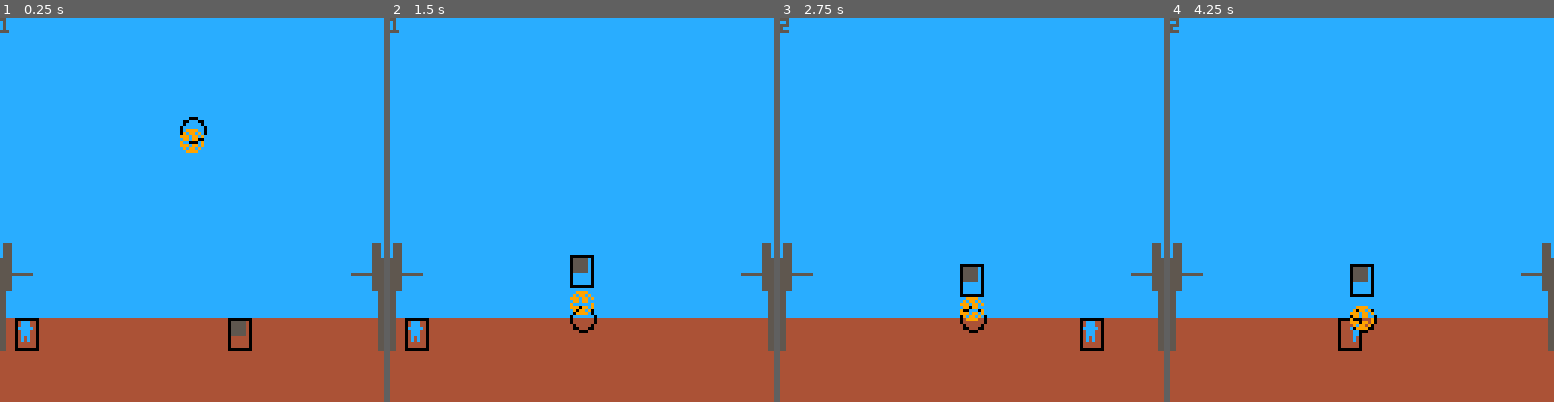
Above: before the commit, frames 1-4 (left to right).
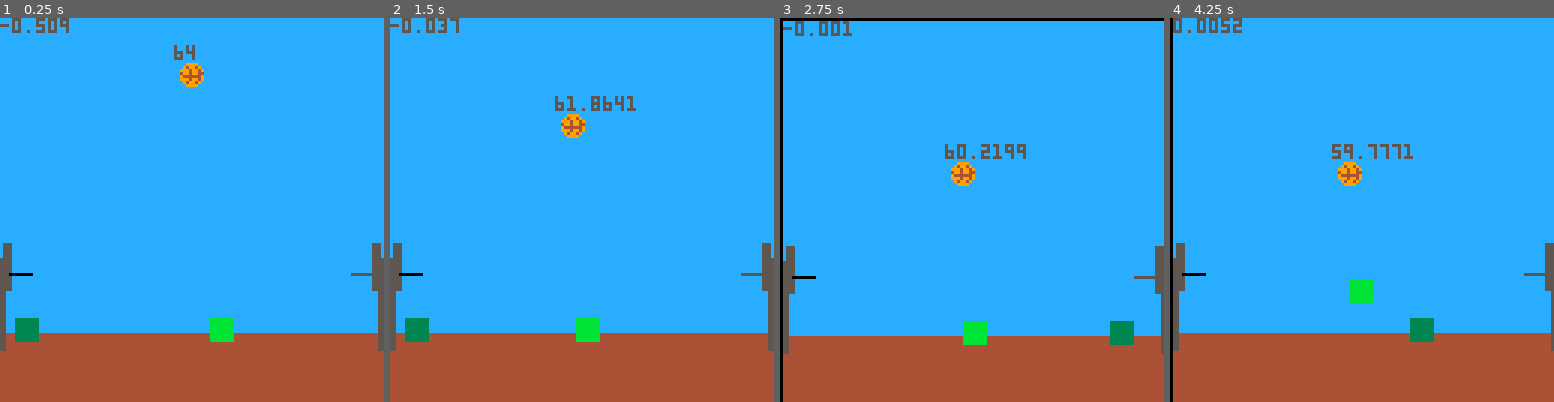
Above: after the commit, the same moments.

Repository: thoughtlesslabs/rejected
Game: PICO-8 cartridge rejected.p8
Same seed, same stepped clock (60 frames per second), same inputs: the game is played once before the commit and once after it.
Inputs:
- Up to frame 1 (0.25 s): no input
- Up to frame 2 (1.5 s): no input
- Up to frame 3 (2.75 s): hold Right 1.6-2.1 s; hold Up 2.15-2.42 s; hold Right from 2.47 s (still down)
- Up to frame 4 (4.25 s): release Right at 3.03 s; hold Left 3.08-3.58 s; hold Down 3.63-3.97 s; hold Right from 4.02 s (still down)

The runs differ from the first frame. In frame 1, 5.4% of the frame differs, in the area x 0-99%, y 0-87%; in frame 2, 5.8%; in frame 3, 8.7%, in the area x 0-100%, y 0-100%; in frame 4, 7.0%.

Commit message:
Better AI

Diff:
--- a/rejected.p8
+++ b/rejected.p8
@@ -7,18 +7,28 @@
 function _init()
 	-- init ai players
 	comp={
-	 {name="jimbo",x=80,y=100,dx=0,dy=0,
-	 	g=0.8,f=0.9,j=false},
-	 {name="tank",x=20,y=100,dx=0,dy=0,
-	 	g=0.8,j=false}}
+	 {name="jimbo",x=80,y=100,
+	 	h=8,w=8,dx=0,dy=0,g=0.5,
+	 	f=0.7,j=false,jh=25,boost=6},
+	 {name="tank",x=20,y=100,
+	 	h=8,w=8,dx=0,dy=0,g=0.5,
+	 	f=0.9,j=false},jh=20}
 	-- init player
 	player={
-		name="you",x=5,y=60,dx=0,dy=0,
-		g=0.5,f=0.7,j=false}
+		name="you",x=5,y=60,
+		h=8,w=8,dx=0,dy=0,g=0.5,
+		f=0.7,j=false}
 	-- init ball
 	ball={
 		x=60,y=10,dx=0,dy=0,r=4,
-		g=0.2,f=0.95,ang=1}
+		g=0.05,f=0.98}
+
+	rims={
+		{name="left",x=3,y=85,
+			h=1,w=8},
+		{name="right",x=117,y=85,
+			h=1,w=8}}
+
 
 	-- defaults
 	shake = 0
@@ -36,12 +46,15 @@
 function _draw()
 	cls()
 	drawbackground()
-	print(ball.ang)
+	print(debug)
+--	print(debug2)
+--	print(debug3)
 	spr(1,player.x,player.y)
-	rectfill(comp[current].x,comp[current].y,comp[current].x+5,comp[current].y+5,5)
-	rect(hitboxx,hitboxy,hitboxx+7,hitboxy+10,phbcol)
-	rect(aiboxx,aiboxy,aiboxx+7,aiboxy+10,aihbcol)
-	circ(ballhbx,ballhby,ball.r,ballhbcol)
+	spr(2,comp[current].x,comp[current].y)
+--	rect(hitboxx,hitboxy,hitboxx+8,hitboxy+8,phbcol)
+--	rect(aiboxx,aiboxy,aiboxx+8,aiboxy+8,aihbcol)
+--	circ(ballhbx,ballhby,ball.r,ballhbcol)
+	print(ballhbx,ballhbx-6,ballhby-10,5)
 	spr(17,ball.x,ball.y)
 end
 
@@ -60,9 +72,8 @@
 	player.x += player.dx
 	player.y += player.dy
 
-	player.x = mid(0,player.x,100)
+	player.x = mid(0,player.x,120)
 	player.y = mid(0,player.y,100)
-
 
 	if player.y >=100 then
 		player.dy = 0
@@ -71,15 +82,15 @@
 end
 
 function drawbackground()
-	rectfill(0,0,128,100,12)
-	rectfill(0,100,128,128,4)
+	rectfill(0,0,128,105,12)
+	rectfill(0,105,128,128,4)
 	rectfill(1,75,3,90,5)
-	line(3,85,10,85,5)
+	line(rims[1].x,rims[1].y,10,85,hitrimcol)
 	rectfill(0,80,1,110,5)
 	rectfill(126,80,127,110,5)
 	rectfill(124,75,126,90,5)
 	rectfill(124,75,126,90,5)
-	line(117,85,124,85,5)
+	line(rims[2].x,rims[2].y,124,85,5)
 end
 -->8
 -- computer
@@ -87,30 +98,30 @@
 function moveai(cx,cy)
 	local speed,angle,ccx,ccy
 	co = comp[current]
-	speed = 1
-
-	ccx = cx - co.x
-	ccy = cy - co.y
+	speed = 2
+
+	ccx = cx+ball.r - co.x
+	ccy = cy+ball.r - co.y
 
 	angle = atan2(ccx,ccy)
-
-	co.x += cos(angle)*speed
-	if abs(ccy) < 10 and abs(ccx) < 10 and not co.j then
-		if ccy < 0 then
-			co.dy -= 6
-			co.y += sin(angle)*speed
-			co.j = true
-		end
+		debug=co.dx
+	co.dx += cos(angle)*speed
+	if abs(ccy) < co.jh and not co.j then
+		co.dy -= co.boost
+		co.y += sin(angle)*speed
+		co.j = true
 	end
 
 	co.dy += co.g
 	co.dx *= co.f
+
+	co.x += co.dx
 	co.y += co.dy
 
 	aiboxx = co.x
 	aiboxy = co.y
 
-	co.x = mid(0,co.x,100)
+	co.x = mid(0,co.x,120)
 	co.y = mid(0,co.y,100)
 
 	if co.y >=100 then
@@ -121,126 +132,76 @@
 end
 
 function moveball()
+
+	nextx = ball.x+ball.dx
+	nexty = ball.y+ball.dy
+
+	if checkcollision(nextx,nexty,player) then
+		calc_collision(ball,player)
+	elseif checkcollision(nextx,nexty,comp[current]) then
+		calc_collision(ball,comp[current])
+	elseif checkcollision(nextx,nexty,rims[1]) then
+		ball.dy = -ball.dy
+		ball.dx = -ball.dx
+	elseif checkcollision(nextx,nexty,rims[2]) then
+		ball.dy = -ball.dy
+		ball.dx = -ball.dx
+	end
+
  ball.dx *= ball.f
  ball.dy += ball.g
 
+ ball.dx=mid(-2,ball.dx,2)
+ ball.dy=mid(-2,ball.dy,2)
+
 	-- hitbox visual for testing
-	ballhbx = ball.x+ball.r
-	ballhby = ball.y+ball.r
-
-	nextx = ball.x+ball.dx
-	nexty = ball.y+ball.dy
+	ballhbx = nextx+ball.r
+	ballhby = nexty+ball.r
 
 	-- check if ball hit wall
 	if nexty >=100 then
+		nexty=mid(0,nexty,100)
 		ball.dy = -ball.dy*ball.f
-	--		shake=0.1
-	end
-	if nextx <=0 or nextx >=100 then
+--		shake=0.1
+	end
+	if nextx <=0 or nextx >=120 then
+		nextx=mid(0,nextx,120)
 		ball.dx =  -ball.dx
-	--		shake=0.1
-	end
-
-
-	if checkcollision(ball.x,ball.y) then
-		if calcslope(ball.x,ball.y,ball.dx,ball.dy) then
-			ball.dx = -ball.dx
-			if ball.x < player.x+4 then
-				nextx=player.x-ball.r
-			else
-				nextx=player.x+8+ball.r
-			end
-		else
-			nexty=player.y-ball.r
-			if abs(player.dx)>2 then
-				if sign(player.x)==sign(ball.dx) then
-					setang(ball,mid(0,ball.ang-1,2))
-					else
-						if ball.ang==2 then
-							ball.dx=-ball.dx
-						else
-							setang(ball,mid(0,ball.ang+1,2))
-						end
-					end
-				end
-			end
-		end
+--		shake=0.1
+	end
 
 	-- move ball within frame
-	ball.x = mid(0,nextx,100)
-	ball.y = mid(0,nexty,100)
-end
-
-function checkcollision(bx,by)
-	-- check player closeness
-	cmxc = bx-comp[current].x
-	cmyc = by-comp[current].y
-	plxc = bx-player.x
-	plyc = by-player.y
-
-	if abs(cmxc) < abs(plxc) or abs(cmyc) < abs(plyc) then
-		colcheckx = comp[current].x
-		colchecky = comp[current].y
-	elseif abs(cmxc)>abs(plxc) or abs(cmyc)>abs(plyc) then
-		colcheckx = player.x
-		colchecky = player.y
-	end
-	return not (bx-ball.r>colcheckx+8
-										or bx+ball.r<colcheckx
-										or by-ball.r > colchecky+8
-										or by+ball.r < colchecky)
-end
-
-function calcslope(bx,by,bdx,bdy)
-	--calculate slope
-	local slp = bdy / bdx
-	local cx, cy
-	if bdx == 0 then
-		return false
-	elseif bdy == 0 then
-		return true
-	elseif slp > 0 and bdx > 0 then
-			cx = player.x-bx
-			cy = player.y-by
-			return cx > 0 and cy/cx < slp
-	elseif slp < 0 and bdx > 0 then
-			cx = player.x - bx
-			cy = player.y + 8 - by
-			return cx > 0 and cy/cx >= slp
-	elseif slp > 0 and bdx < 0 then
-			cx = player.x + 8 - bx
-			cy = player.y + 8 - by
-			return cx < 0 and cy/cx <= slp
-	else
-			cx = player.x + 8 - bx
-			cy = player.y -by
-			return cx < 0 and cy/cx >= slp
-	end
-end
-
-function setang(bl,ang)
- bl.ang=ang
-	if ang==2 then
-		bl.dx=0.50*sign(bl.dx)
-		bl.dy=1.30*sign(bl.dx)
-	elseif ang==0 then
-		bl.dx=1.30*sign(bl.dx)
-		bl.dy=0.50*sign(bl.dx)
-	else
-		bl.dx=1*sign(bl.dx)
-		bl.dy=1*sign(bl.dx)
-	end
-end
-
-function sign(n)
- if n<0 then
- 	return -1
- elseif n>0 then
- 	return 1
- else
- 	return 0
-	end
-end
+	ball.x = nextx
+	ball.y = nexty
+
+	if checkscore(ball.x,ball.y) then
+
+	end
+end
+
+function checkcollision(bx,by,object)
+	return not (bx-ball.r> object.x+object.w
+										or bx+ball.r< object.x
+										or by-ball.r > object.y+object.h
+										or by+ball.r < object.y)
+end
+
+function calc_collision(obj1,obj2)
+	pcx = obj1.r+obj1.x-obj2.x
+	pcy = obj1.r+obj1.y-obj2.y
+
+	angs = atan2(pcx,pcy)
+
+	obj1.dy += sin(angs)*obj2.dy
+	obj1.dx += cos(angs)*obj2.dx
+	shake=0.1
+end
+
+
+function checkscore(bx,by)
+
+end
+
 -->8
 -- juice
 
Not shown, changed: 143 lines of the sprite sheet (__gfx__) section of rejected.p8
Not shown, changed: the thumbnail (__label__) section of rejected.p8
